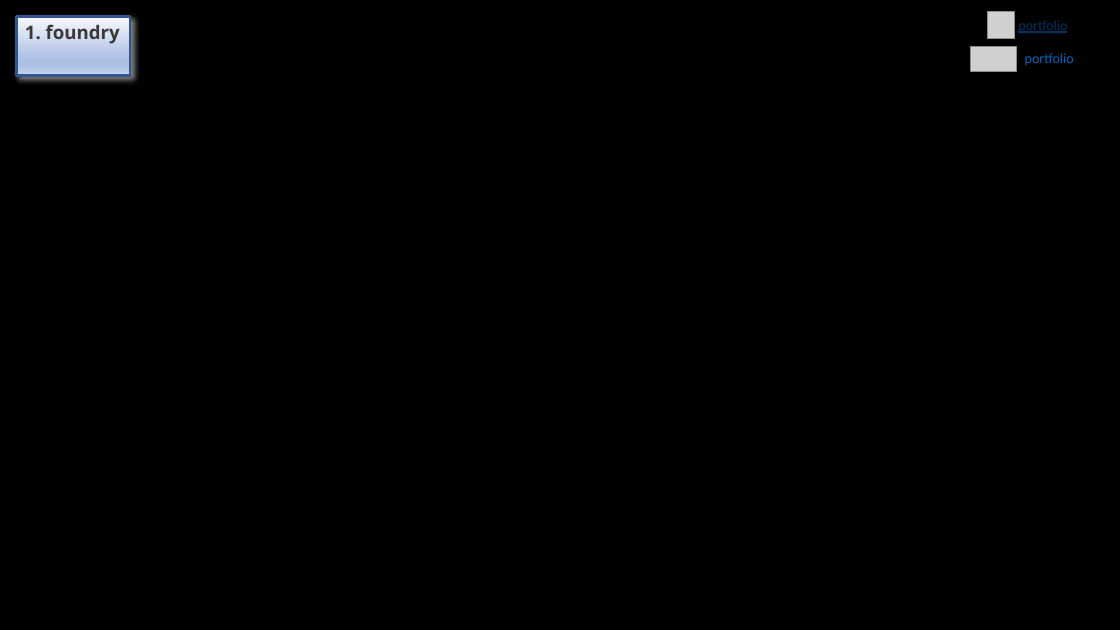
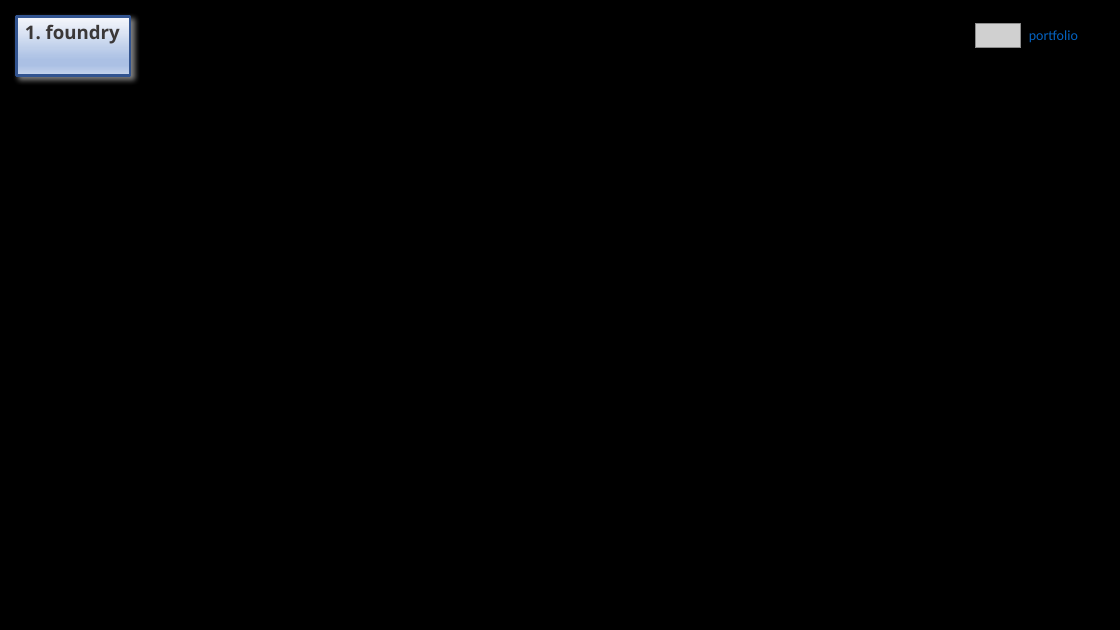
Before and after one commit to 1010836/portfolio, a slide deck: slide 1 of foundry/foundry.odp. Drawn at 1120x630 pixels with LibreOffice and Linux fonts; fonts in the diff are those of the drawing; grey boxes stand for pictures. Boxes give left, top, right and bottom in pixels: in the first picture for what was removed or moved away, otherwise in the second. Text is boxed around its words. In the diff, an @@ line names an element or a change of style, - is before the commit and + after.

Commit message:
feat: foundry

```diff
--- a/foundry/foundry.odp
+++ b/foundry/foundry.odp
@@ picture resized from (x1=988, y1=12, x2=1015, y2=39) to (x1=975, y1=24, x2=1021, y2=48) @@
@@ text removed at (x1=1018, y1=20, x2=1067, y2=33) @@
-portfolio
@@ text "portfolio" moved from (x1=1025, y1=53, x2=1074, y2=65) to (x1=1029, y1=30, x2=1078, y2=43) @@
@@ picture removed at (x1=971, y1=47, x2=1017, y2=71) @@
```
Also in this commit, not shown: 2 other slides changed, 1 other file.
